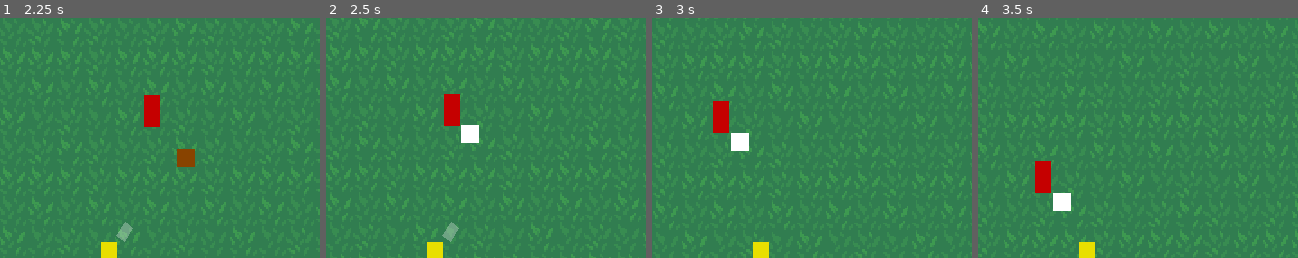
Above: before the commit, frames 1-4 (left to right).
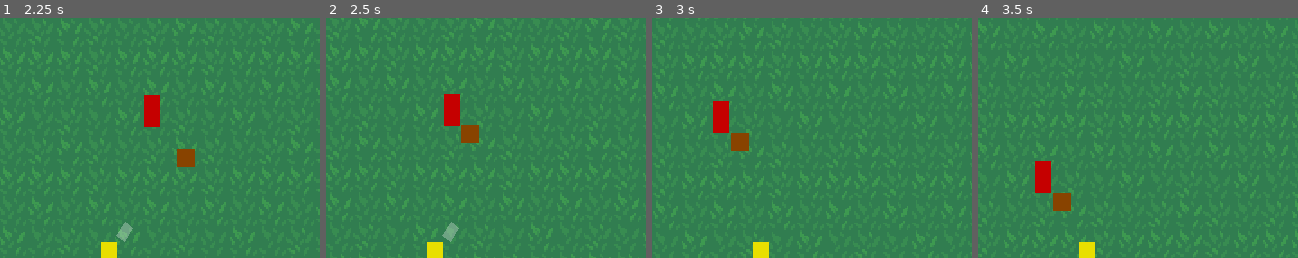
Above: after the commit, the same moments.

Repository: nullportal/dog-and-ball
Game: Godot game, scene res://Game.tscn
Two runs of this game, one before a commit and one after it. Both use one fixed random seed, a clock stepped at 60 frames per second and the inputs below.
Inputs (mouse positions are % of the whole screen's width and height, from its top left):
- Up to frame 1 (2.25 s): tap Enter at 0.5 s; move the mouse to (72, 45) at 0.52 s; hold Right (ui_right) 0.53-1.28 s; click (72, 45) at 0.6 s; move the mouse to (30, 55) at 1.27 s; hold Down (ui_down) 1.28-2.03 s; click (30, 55) at 1.35 s; move the mouse to (60, 28) at 2.02 s; hold Right (ui_right) from 2.03 s (still down); click (60, 28) at 2.1 s
- Up to frame 2 (2.5 s): keep holding Right (ui_right)
- Up to frame 3 (3 s): move the mouse to (45, 70) at 2.77 s; release Right (ui_right) at 2.78 s; hold Up (ui_up) from 2.78 s (still down); click (45, 70) at 2.85 s
- Up to frame 4 (3.5 s): keep holding Up (ui_up)
The pictures show only the part of the screen within x 33-83%, y 0-50%; the shares and areas given below are measured in that part.

Frame 1 is identical in both runs. In frame 2, 0.4% of the frame differs, in the area x 42-48%, y 44-53%; in frame 3, 0.4%; in frame 4, 0.4%.

Commit message:
Init generic hurt flash and add to Dog

Diff:
--- a/Entities/Combat.gd
+++ b/Entities/Combat.gd
@@ -2,20 +2,27 @@
 
 export var ATTACK_DAMAGE := 0.0
 export var ATTACK_COOLDOWN := 0.0
+export var HURT_PROPERTIES := {'spritePath': null, 'spriteProperty': null, 'effects': []}
 
 onready var _attack = $Attack
 onready var _hurt = $Hurt
 
+func _enter_tree():
+	# FIXME Load this up in a config at some point,
+	# but this is the const convention I'm assuming for now.
+	self.HURT_PROPERTIES = {
+		'spritePath': NodePath(String(get_parent().get_path())+'/ColorRect'),
+		'spriteProperty': 'color',
+		'effects': ['flash']
+	}
+
 func _ready():
-	# TODO Set up hurt anim
-	_hurt.set_rect(get_parent().get_node('./ColorRect'))
-
 	print('%s is set up for combat: %s' % [
 		get_parent().name,
 		{
 			'ATTACK_DAMAGE': _attack.ATTACK_DAMAGE,
 			'ATTACK_COOLDOWN': _attack.ATTACK_COOLDOWN,
-			'HURT_RECT': _hurt.get_rect()
+			'HURT_PROPERTIES': _hurt.HURT_PROPERTIES
 		}
 	])
 
@@ -23,5 +30,4 @@
 	_attack.damage(target)
 
 func hurt():
-	print('HURT!')
-	_hurt.flash()
+	_hurt.pain()
--- a/Entities/Dog/Dog.tscn
+++ b/Entities/Dog/Dog.tscn
@@ -46,4 +46,3 @@
 ATTACK_COOLDOWN = 0.8
 
 [editable path="Health"]
-[editable path="Combat"]
--- a/Entities/Hurt.gd
+++ b/Entities/Hurt.gd
@@ -1,50 +1,41 @@
 extends Node
 
-# TODO Copy sprite to module (and overlay?)
-# TODO Programmatically play hurt anim (white flash) - this:
-#   [sub_resource type="Animation" id=2]
-#   resource_name = "flash"
-#   length = 0.04
-#   step = 0.005
-#   tracks/0/type = "value"
-#   tracks/0/path = NodePath(".:color")
-#   tracks/0/interp = 1
-#   tracks/0/loop_wrap = true
-#   tracks/0/imported = false
-#   tracks/0/enabled = true
-#   tracks/0/keys = {
-#   "times": PoolRealArray( 0, 0.015, 0.03, 0.04 ),
-#   "transitions": PoolRealArray( 1, 1, 1, 1 ),
-#   "update": 1,
-#   "values": [ Color( 0.772549, 0, 0, 1 ), Color( 1, 1, 1, 1 ), Color( 1, 0, 0, 1 ), Color( 0.772549, 0, 0, 1 ) ]
-#   }
-
-onready var rect = null setget set_rect, get_rect
+onready var HURT_PROPERTIES:Dictionary = get_parent().HURT_PROPERTIES
 onready var animationPlayer = null
 
 func _ready():
-  animationPlayer = AnimationPlayer.new()
-  add_child(animationPlayer)
+	var sprite = get_node(HURT_PROPERTIES.spritePath)
+	var spriteProperty = HURT_PROPERTIES.spriteProperty
+	var effect = HURT_PROPERTIES.effects
+	if !(sprite is ColorRect):
+		assert(false, 'Unimplemented hurt target %s' % sprite)
+	if spriteProperty != 'color':
+		assert(false, 'Unimplemented hurt target property %s' % spriteProperty)
+	if effect == ['flash']:
+		effect = effect[0]
+	else:
+		assert(false, 'Unimplemented hurt effect %s' % effect)
 
-  var hurtFlash = Animation.new()
-  animationPlayer.add_animation('hurt_flash', hurtFlash)
+	var spritePropertyPath = '{path}:{property}'.format(
+		{'path': String(sprite.get_path()), 'property': spriteProperty}
+	)
+	var spritePropertyOriginalValue:Color = sprite.color
 
-  var trackIdx = hurtFlash.add_track(Animation.TYPE_VALUE) # ??
-  var path = String(get_parent().get_parent().get_path()) + '/ColorRect:color'
-  hurtFlash.track_set_path(trackIdx, path)
-  hurtFlash.length = 0.1
-  hurtFlash.track_insert_key(trackIdx, 0.1, Color(1,1,1,1))
+	animationPlayer = AnimationPlayer.new()
+	add_child(animationPlayer)
 
-  var x = NodePath(path)
-  var y = get_node(NodePath(path))
-  print([x,y])
-  print('Setting up %s hurt behaviour using %s ...' % [get_parent().name, NodePath(path)])
+	var hurtFlash = Animation.new()
+	animationPlayer.add_animation('hurt_flash', hurtFlash)
 
-func flash():
-  animationPlayer.play('hurt_flash')
+	var trackIdx = hurtFlash.add_track(Animation.TYPE_VALUE) # ??
+	hurtFlash.track_set_path(trackIdx, spritePropertyPath)
+	hurtFlash.length = 0.04
+	hurtFlash.track_insert_key(trackIdx, 0.0, spritePropertyOriginalValue)
+	hurtFlash.track_insert_key(trackIdx, 0.035, Color.white)
+	hurtFlash.track_insert_key(trackIdx, 0.04, spritePropertyOriginalValue)
 
-func get_rect():
-  return rect
-
-func set_rect(r):
-  rect = r
+func pain():
+	if 'flash' in HURT_PROPERTIES.effects:
+		animationPlayer.play('hurt_flash')
+	else:
+		assert(false, 'Failed to react to hurt')
